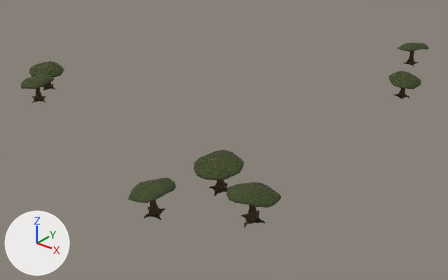
What one commit did to the COLLADA model Assets/Models/PlatFormIslandTreesShape.dae.
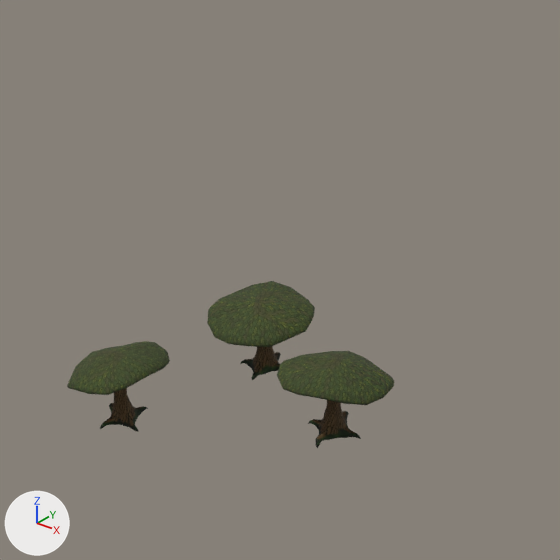
Each version is shown whole from a 50 mm camera at (2.17, -2.84, 1.77) aimed at (-0.07, -0.04, 0.03), then close up on the part from 22% to 80% of the width and 7% to 100% of the height. Lighting does not change. The marker at lower left points along +X, +Y and +Z.

Names of what the first close-up shows: 'PlatFormIslandTrees'.
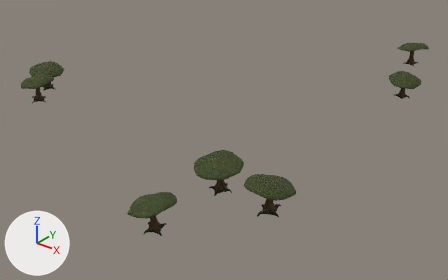
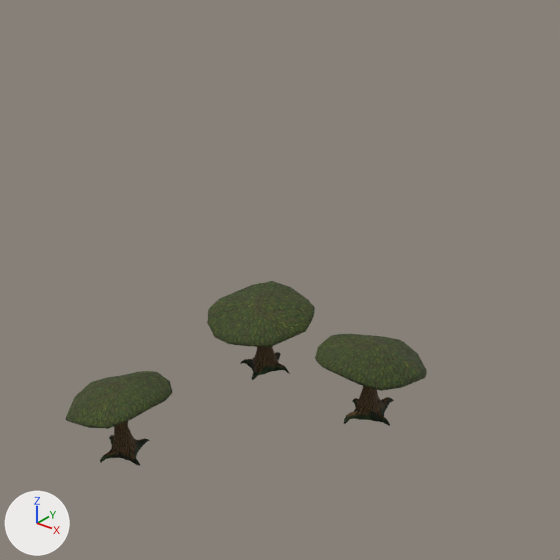
Pixel boxes [x1, y1, x2, y2] of what changed, in the close-ups (560 x 560 px; the box of a moved part takes in the faces that stretch with it):
'PlatFormIslandTrees', reshaped: before [67, 281, 394, 448]; after [66, 281, 427, 466]
part 1 of me_platformislandtreesshape, moved or reshaped: before [277, 351, 394, 448]; after [315, 334, 427, 426]
part 2 of me_platformislandtreesshape, moved or reshaped: before [67, 341, 170, 432]; after [66, 371, 172, 466]

What changed in the scene script:
```text
Change me_platformislandtreesshape:
    where me_platformislandtreesshape.from_pydata(...)  # 3213 vertices, 6258 faces; spans x -1.28..1.02, y -1.28..1.56, z 0.14..0.51
    used by ob_platformislandtrees; location = (0.0, 0.0, 0.0)
    me_platformislandtreesshape part 1: the loose piece of 459 vertices spanning x 0.8..1.02, y -1.17..-0.96, z 0.35..0.51 is turned -23.7 degrees about the z axis through its middle, then moved by (0.01, 0.1, 0.0)
    me_platformislandtreesshape part 2: the loose piece of 459 vertices spanning x 0.32..0.53, y -1.28..-1.06, z 0.23..0.41 is moved by (0.09, -0.09, 0.0)
```
